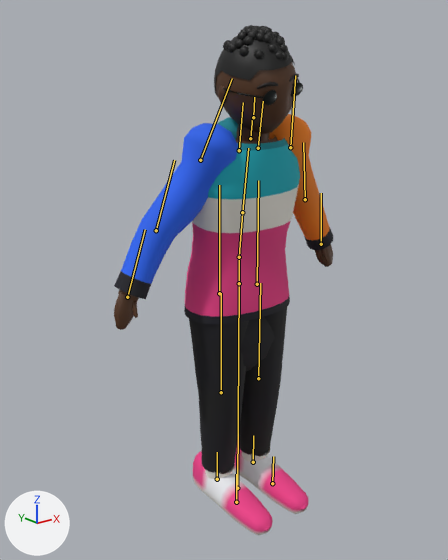
A saved change to the glTF model src/assets/models/char_lekkiBoy.glb.
Before and after are seen from a 50 mm camera at (-1.491, -1.77, 1.673) aimed at (-0.045, 0.038, 0.95). Lighting does not change. The marker at lower left points along +X, +Y and +Z. The older version comes first. Both versions are drawn at frame 0 of the action 'Dazed'; the numbers are the values there. The bones that bend it are drawn over the model as lines.

Objects in the first picture: 'lekkiBoy_mesh'.
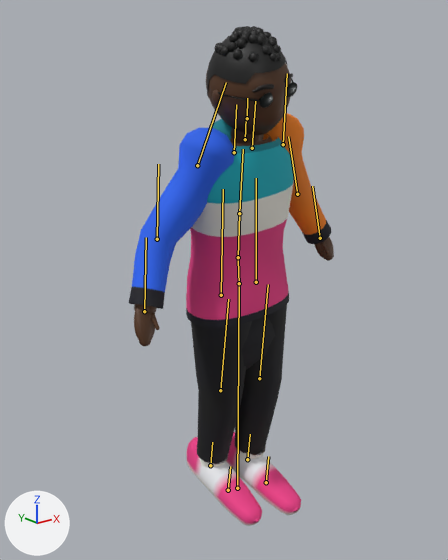
What differs and where, as boxes [x1, y1, x2, y2] in the pictures (448 x 560 px):
'lekkiBoy_mesh', posed (6% narrower)
    before: [114, 25, 333, 535]
    after: [129, 26, 334, 526]
bone 'hips', root to tip
    before: (239, 283) to (239, 260)
    after: (239, 283) to (238, 260)
bone 'forearm_L', root to tip
    before: (305, 199) to (303, 142)
    after: (297, 194) to (288, 136)
bone 'forearm_R', root to tip
    before: (156, 230) to (174, 160)
    after: (157, 239) to (158, 164)
bone 'thigh_L', root to tip
    before: (257, 284) to (258, 180)
    after: (256, 282) to (256, 178)
bone 'shin_L', root to tip
    before: (258, 378) to (260, 283)
    after: (259, 378) to (268, 284)
bone 'thigh_R', root to tip
    before: (219, 293) to (219, 185)
    after: (221, 295) to (223, 189)
bone 'shin_R', root to tip
    before: (221, 392) to (221, 293)
    after: (220, 390) to (228, 299)

Edits to the bpy script that builds the scene:
```text
Change bone_hips:
    where bone_hips = bpy.data.objects['lekkiBoy_skin'].pose.bones['hips']  # child of 'root'
    bone_hips.rotation_quaternion: (1.0, 0.0, 0.0, 0.0) -> (0.999, 0.001, 0.035, 0.031)  # degrees (0, 0, 0) -> degrees (0, 4, 4)
Change bone_forearm_l:
    where bone_forearm_l = bpy.data.objects['lekkiBoy_skin'].pose.bones['forearm_L']  # child of 'upperarm_L'
    bone_forearm_l.rotation_quaternion: (0.998, -0.07, 0.0, 0.0) -> (0.99, -0.139, 0.0, 0.0)  # degrees (-8, 0, 0) -> degrees (-16, 0, 0)
Change bone_forearm_r:
    where bone_forearm_r = bpy.data.objects['lekkiBoy_skin'].pose.bones['forearm_R']  # child of 'upperarm_R'
    bone_forearm_r.rotation_quaternion: (0.998, -0.07, 0.0, 0.0) -> (0.979, -0.203, 0.0, 0.0)  # degrees (-8, 0, 0) -> degrees (-23, 0, 0)
Change bone_thigh_l:
    where bone_thigh_l = bpy.data.objects['lekkiBoy_skin'].pose.bones['thigh_L']  # child of 'hips'
    bone_thigh_l.rotation_quaternion: (1.0, 0.0, 0.0, 0.0) -> (0.998, -0.025, -0.036, -0.043)  # degrees (0, 0, 0) -> degrees (-3, -4, -5)
Change bone_shin_l:
    where bone_shin_l = bpy.data.objects['lekkiBoy_skin'].pose.bones['shin_L']  # child of 'thigh_L'
    bone_shin_l.rotation_quaternion: (1.0, 0.0, 0.0, 0.0) -> (0.998, 0.061, 0.0, 0.0)  # degrees (0, 0, 0) -> degrees (7, 0, 0)
Change bone_thigh_r:
    where bone_thigh_r = bpy.data.objects['lekkiBoy_skin'].pose.bones['thigh_R']  # child of 'hips'
    bone_thigh_r.rotation_quaternion: (1.0, 0.0, 0.0, 0.0) -> (0.999, 0.035, -0.035, -0.01)  # degrees (0, 0, 0) -> degrees (4, -4, -1)
Change bone_shin_r:
    where bone_shin_r = bpy.data.objects['lekkiBoy_skin'].pose.bones['shin_R']  # child of 'thigh_R'
    bone_shin_r.rotation_quaternion: (1.0, 0.0, 0.0, 0.0) -> (0.999, 0.044, 0.0, 0.0)  # degrees (0, 0, 0) -> degrees (5, 0, 0)
```
